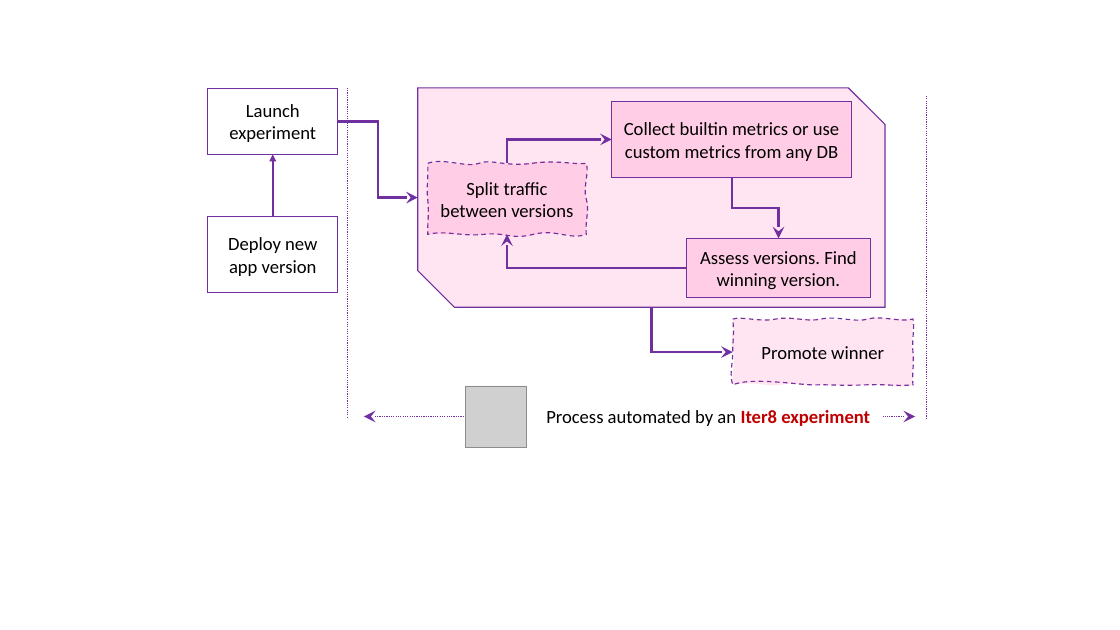
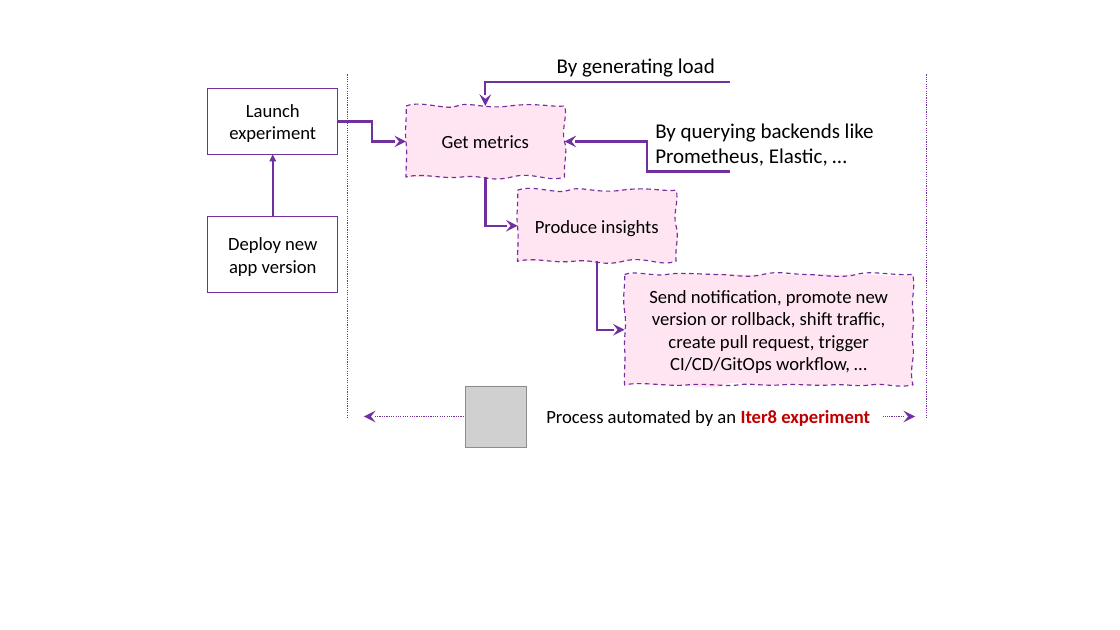
Before and after one commit to iter8-tools/iter8, a slide deck: slide 1 of mkdocs/docs/images/src/what-is-iter8.pptx. Drawn at 1120x630 pixels with LibreOffice and Linux fonts; fonts in the diff are those of the drawing; grey boxes stand for pictures. Boxes give left, top, right and bottom in pixels: in the first picture for what was removed or moved away, otherwise in the second. Text is boxed around its words. In the diff, an @@ line names an element or a change of style, - is before the commit and + after.

```diff
--- a/mkdocs/docs/images/src/what-is-iter8.pptx
+++ b/mkdocs/docs/images/src/what-is-iter8.pptx
@@ text added at [557,58,715,77], 18 pt, text #000000 @@
+By generating load
@@ line moved from (348, 88) - (348, 418) to (348, 75) - (348, 418) @@
@@ snip diag rect removed at [418,88,885,308] @@
@@ elbow arrow added from (730, 82) to (486, 106), #7030A0 2 pt @@
@@ line moved from (927, 96) - (927, 418) to (927, 75) - (927, 418) @@
@@ freeform shape "Get metrics": place and size @@
-freeform shape "Get metrics" at [428,163,586,234]
+freeform shape "Get metrics" at [406,106,565,177]
@@ rectangle removed at [612,102,852,178] @@
-Collect builtin metrics or use custom metrics from any DB
@@ elbow arrow moved from (338, 122) - (418, 197) to (338, 122) - (406, 141) @@
@@ text in freeform shape at [442,135,529,148]: text changed @@
-Split traffic between versions
+Get metrics
@@ elbow arrow moved from (507, 163) - (612, 139) to (565, 141) - (730, 171) @@
@@ elbow arrow (565, 141) - (730, 171): arrowheads changed @@
@@ text added at [655,123,874,166], 18 pt, text #000000 @@
+By querying backends like Prometheus, Elastic, …
@@ elbow arrow moved from (732, 177) - (779, 239) to (486, 177) - (518, 226) @@
@@ freeform shape added at [518,190,676,261], fill #FF007E at 10% opacity, outline #7030A0 1 pt dashed, 16 pt, text #000000 @@
+Produce insights
@@ elbow arrow removed from (686, 268) to (507, 234) @@
@@ rectangle removed at [686,239,870,297] @@
-Assess versions. Find winning version.
@@ elbow arrow moved from (651, 308) - (733, 352) to (597, 261) - (625, 330) @@
@@ freeform shape "Send notification, promote new version ...": place and size @@
-freeform shape "Send notification, promote new version ..." at [733,319,913,385]
+freeform shape "Send notification, promote new version ..." at [625,275,913,386]
@@ text in freeform shape at [649,290,888,373]: text changed @@
-Promote winner
+Send notification, promote new version or rollback, shift traffic, create pull request, trigger CI/CD/GitOps workflow, …
```
Also in this commit, not shown: 4 other files.
